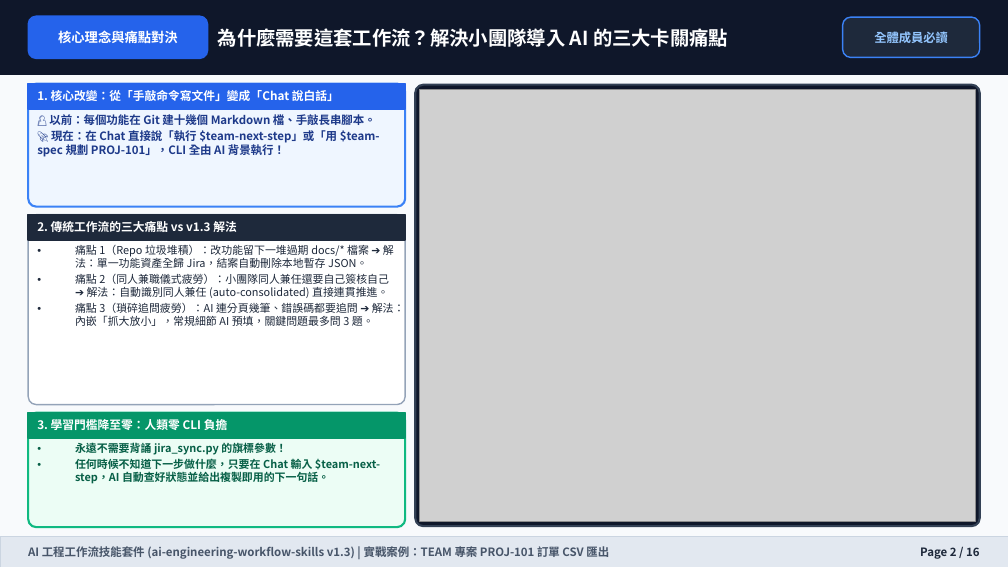
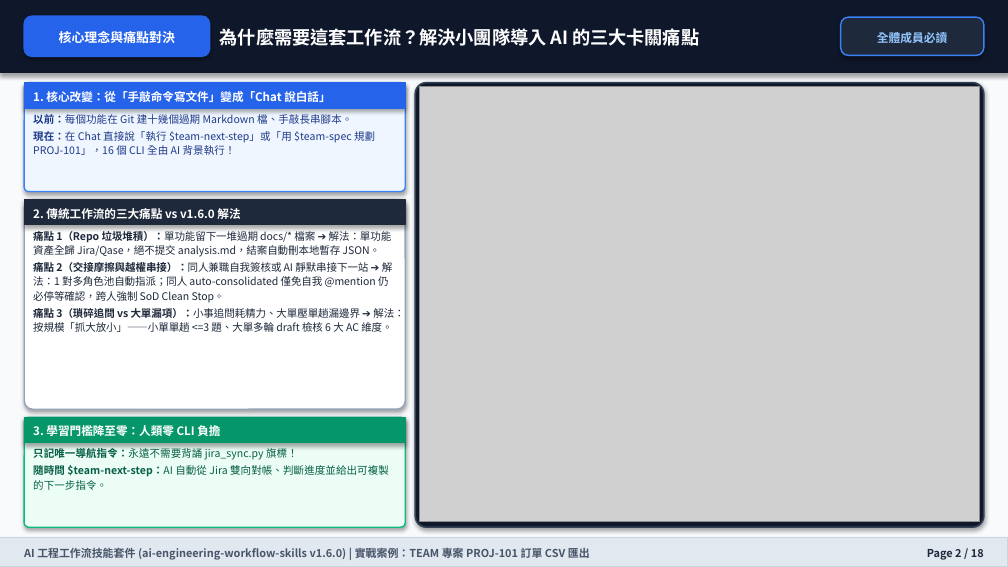
Before and after one commit to wilsonliu123/ai-engineering-workflow-skills, a slide deck: slide 2 of docs/training-manual.pptx. Drawn at 1008x567 pixels with LibreOffice and Linux fonts; fonts in the diff are those of the drawing; grey boxes stand for pictures. Boxes give left, top, right and bottom in pixels: in the first picture for what was removed or moved away, otherwise in the second. Text is boxed around its words. In the diff, an @@ line names an element or a change of style, - is before the commit and + after.

Commit message:
docs(ppt): sync training-manual.pptx and slide assets to v1.6.0

```diff
--- a/docs/training-manual.pptx
+++ b/docs/training-manual.pptx
@@ rounded rectangle: place and size @@
-rounded rectangle at [28,16,208,58]
+rounded rectangle at [24,16,210,56]
@@ text "核心理念與痛點對決" at [59,31,175,43]: size 9.5 to 9.2 pt; line spacing 1 to 1.18 @@
@@ text "為什麼需要這套工作流？解決小團隊導入 AI 的三大卡關痛點" at [220,28,699,46]: size 13.8 to 13 pt; line spacing 1 to 1.12 @@
@@ rounded rectangle: place and size @@
-rounded rectangle at [843,17,980,57]
+rounded rectangle at [841,17,984,55]
@@ text "全體成員必讀" at [877,30,947,46]: size 8.8 to 8.4 pt; line spacing 1 to 1.18 @@
@@ rectangle: place and size @@
-rectangle at [28,84,405,109]
+rectangle at [24,83,405,108]
@@ rounded rectangle: place and size @@
-rounded rectangle at [28,84,405,207]
+rounded rectangle at [24,83,405,192]
@@ rounded rectangle at [24,83,405,192]: outline #3B82F6 1.5 pt to #3B82F6 1 pt; shadow on; proportions changed @@
@@ text "1. 核心改變：從「手敲命令寫文件」變成「Chat 說白話」" at [33,91,330,102]: size 8.4 to 8.3 pt; line spacing 1 to 1.18 @@
@@ rounded rectangle: place and size @@
-rounded rectangle at [415,85,980,526]
+rounded rectangle at [415,83,984,527]
@@ rounded rectangle at [415,83,984,527]: outline #334155 1.5 pt to #334155 1.2 pt; shadow on; proportions changed @@
@@ picture: place and size @@
-picture at [419,90,976,521]
+picture at [419,87,980,521]
@@ text at [33,114,375,155]: text changed; size 8.2 to 7.5 pt; bold off @@
-👤 以前：每個功能在 Git 建十幾個 Markdown 檔、手敲長串腳本。
-🚀 現在：在 Chat 直接說「執行 $team-next-step」或「用 $team-spec 規劃 PROJ-101」，CLI 全由 AI 背景執行！
+以前：每個功能在 Git 建十幾個過期 Markdown 檔、手敲長串腳本。
+現在：在 Chat 直接說「執行 $team-next-step」或「用 $team-spec 規劃 PROJ-101」，16 個 CLI 全由 AI 背景執行！
@@ shadow on in 6 elements at [0,0,1008,73], [24,83,405,108], [24,16,210,56], [841,17,984,55], [24,417,405,443], [24,200,405,225] @@
@@ rounded rectangle: place and size @@
-rounded rectangle at [28,215,405,404]
+rounded rectangle at [24,200,405,409]
@@ rounded rectangle at [24,200,405,409]: shadow on; proportions changed @@
@@ rectangle: place and size @@
-rectangle at [28,215,405,240]
+rectangle at [24,200,405,225]
@@ text at [33,208,240,219]: text changed; size 8.4 to 8.3 pt @@
-2. 傳統工作流的三大痛點 vs v1.3 解法
+2. 傳統工作流的三大痛點 vs v1.6.0 解法
@@ text at [33,229,404,332]: text changed; size 7.8 to 7.5 pt @@
-• 痛點 1（Repo 垃圾堆積）：改功能留下一堆過期 docs/* 檔案 ➔ 解法：單一功能資產全歸 Jira，結案自動刪除本地暫存 JSON。
-• 痛點 2（同人兼職儀式疲勞）：小團隊同人兼任還要自己簽核自己 ➔ 解法：自動識別同人兼任 (auto-consolidated) 直接連貫推進。
-• 痛點 3（瑣碎追問疲勞）：AI 連分頁幾筆、錯誤碼都要追問 ➔ 解法：內嵌「抓大放小」，常規細節 AI 預填，關鍵問題最多問 3 題。
+痛點 1（Repo 垃圾堆積）：單功能留下一堆過期 docs/* 檔案 ➔ 解法：單功能資產全歸 Jira/Qase，絕不提交 analysis.md，結案自動刪本地暫存 JSON。
+痛點 2（交接摩擦與越權串接）：同人兼職自我簽核或 AI 靜默串接下一站 ➔ 解法：1 對多角色池自動指派；同人 auto-consolidated 僅免自我 @mention 仍必停等確認，跨人強制 SoD Clean Stop。
+痛點 3（瑣碎追問 vs 大單漏項）：小事追問耗精力、大單壓單趟漏邊界 ➔ 解法：按規模「抓大放小」——小單單趟 <=3 題、大單多輪 draft 檢核 6 大 AC 維度。
@@ rectangle: place and size @@
-rectangle at [28,412,405,437]
+rectangle at [24,417,405,443]
@@ rounded rectangle: place and size @@
-rounded rectangle at [28,412,405,527]
+rounded rectangle at [24,417,405,527]
@@ rounded rectangle at [24,417,405,527]: outline #10B981 1.5 pt to #10B981 1 pt; shadow on; proportions changed @@
@@ text "3. 學習門檻降至零：人類零 CLI 負擔" at [33,425,220,436]: size 8.4 to 8.3 pt; line spacing 1 to 1.18 @@
@@ text at [33,448,389,490]: text changed; size 7.8 to 7.5 pt; bold off @@
-• 永遠不需要背誦 jira_sync.py 的旗標參數！
-• 任何時候不知道下一步做什麼，只要在 Chat 輸入 $team-next-step，AI 自動查好狀態並給出複製即用的下一句話。
+只記唯一導航指令：永遠不需要背誦 jira_sync.py 旗標！
+隨時問 $team-next-step：AI 自動從 Jira 雙向對帳、判斷進度並給出可複製的下一步指令。
@@ rectangle at [0,537,1008,566]: outline #CBD5E1 0.5 pt to #CBD5E1 0.75 pt; shadow on @@
@@ text at [24,546,590,561]: text changed; size 8.2 to 7.8 pt @@
-AI 工程工作流技能套件 (ai-engineering-workflow-skills v1.3) | 實戰案例：TEAM 專案 PROJ-101 訂單 CSV 匯出
+AI 工程工作流技能套件 (ai-engineering-workflow-skills v1.6.0) | 實戰案例：TEAM 專案 PROJ-101 訂單 CSV 匯出
@@ text at [927,549,984,560]: text changed; size 8.2 to 7.8 pt @@
-Page 2 / 16
+Page 2 / 18
```
Also in this commit, not shown: 13 other slides changed, 4 slides added, 2 slides removed, 18 other files.
